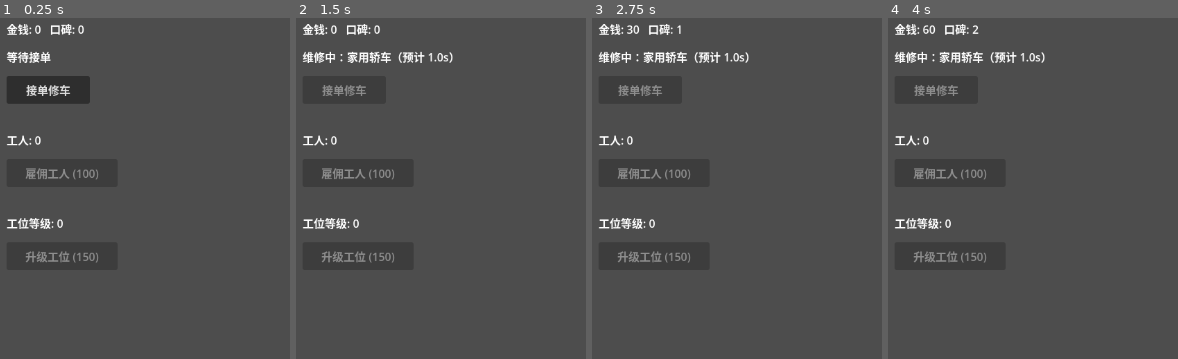
Above: before the commit, frames 1-4 (left to right).
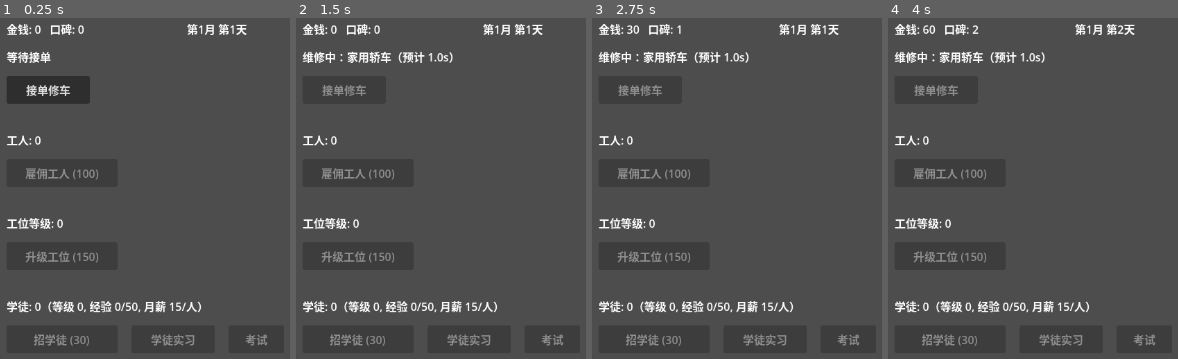
Above: after the commit, the same moments.

Repository: XinLiucc/cocos-game-project
Game: Godot game, scene res://scenes/Main.tscn
Two runs of this game, one before a commit and one after it. Both use one fixed random seed, a clock stepped at 60 frames per second and the inputs below.
Inputs (mouse positions are in pixels of both pictures, inside the frame that each line leads up to):
- Up to frame 1 (0.25 s): no input
- Up to frame 2 (1.5 s): click "接单修车" at 0.5 s; tap Enter at 1.25 s; move the mouse to (outside the picture) at 1.27 s; hold D from 1.28 s (still down); tap B at 1.35 s; click (outside the picture) at 1.42 s
- Up to frame 3 (2.75 s): tap Space at 1.52, 2 s; release D at 2 s; drag from (797, 226) to (outside the picture) at 2.02 s
- Up to frame 4 (4 s): tap Enter at 2.75 s; move the mouse to (outside the picture) at 2.77 s; hold D 2.78-3.5 s; tap E at 2.85 s; tap Space at 3.5 s; drag from (outside the picture) to (1012, 137) at 3.52 s

The runs differ from the first frame. In frame 1, 2.0% of the frame differs, in the area x 2-93%, y 1-97%; in frame 2, 2.0%; in frame 3, 2.0%; in frame 4, 2.0%.

Commit message:
Add apprentice hiring, practice and exam mechanic v0
Apprentices are cheap to hire but require at least one skilled
worker on staff to mentor them (hire_apprentice gated on
worker_count >= 1). They can take low-paid practice jobs that mostly
grant experience; once enough XP is banked they can sit an exam
(always passes for now, failure chance left as a TODO) to level up,
which raises both their exam bar and monthly salary. Salary is
deducted for the whole apprentice pool on month-end via the day/month
clock added previously. Apprentice level is modeled as a single
shared pool stat rather than per-individual, to keep this skeleton
pass lightweight.

All costs/salary/XP thresholds are placeholder values, verified live
via godot-mcp (mentor gate, practice payout+XP, exam level-up with
XP carryover, and exact salary deduction on month-end).

Diff:
--- a/car_repair_shop/scenes/Main.tscn
+++ b/car_repair_shop/scenes/Main.tscn
@@ -43,16 +43,54 @@
 offset_bottom = 300.0
 text = "雇佣工人 (100)"
 
-[node name="FacilityLabel" type="Label" parent="."]
+[node name="FacilityLabel" type="Label" parent="." unique_id=228318238]
 offset_left = 60.0
 offset_top = 340.0
 offset_right = 60.0
 offset_bottom = 340.0
 text = "工位等级: 0"
 
-[node name="UpgradeButton" type="Button" parent="."]
+[node name="UpgradeButton" type="Button" parent="." unique_id=1024340173]
 offset_left = 60.0
 offset_top = 380.0
 offset_right = 220.0
 offset_bottom = 420.0
 text = "升级工位 (150)"
+
+[node name="DayLabel" type="Label" parent="." unique_id=892911621]
+offset_left = 320.0
+offset_top = 60.0
+offset_right = 320.0
+offset_bottom = 60.0
+text = "第1月 第1天"
+
+[node name="ApprenticeLabel" type="Label" parent="." unique_id=1661710635]
+offset_left = 60.0
+offset_top = 460.0
+offset_right = 60.0
+offset_bottom = 460.0
+text = "学徒: 0（等级 0, 经验 0/50）"
+
+[node name="HireApprenticeButton" type="Button" parent="." unique_id=1223440591]
+offset_left = 60.0
+offset_top = 500.0
+offset_right = 220.0
+offset_bottom = 540.0
+text = "招学徒 (30)"
+
+[node name="PracticeButton" type="Button" parent="." unique_id=1658720273]
+offset_left = 240.0
+offset_top = 500.0
+offset_right = 360.0
+offset_bottom = 540.0
+text = "学徒实习"
+
+[node name="ExamButton" type="Button" parent="." unique_id=1523375854]
+offset_left = 380.0
+offset_top = 500.0
+offset_right = 460.0
+offset_bottom = 540.0
+text = "考试"
+
+[node name="PracticeTimer" type="Timer" parent="." unique_id=293305577]
+wait_time = 0.016
--- a/car_repair_shop/scripts/GameState.gd
+++ b/car_repair_shop/scripts/GameState.gd
@@ -6,6 +6,9 @@
 signal facility_level_changed(new_level: int)
 signal day_changed(new_day: int)
 signal month_changed(new_month: int)
+signal apprentice_count_changed(new_count: int)
+signal apprentice_level_changed(new_level: int)
+signal apprentice_xp_changed(new_xp: int)
 
 # 占位数值：招人机制还没细化，这里先用一个简单的递增费用 + 固定加速效果代替
 const BASE_HIRE_COST := 100
@@ -21,12 +24,24 @@
 const DAYS_PER_MONTH := 30
 var seconds_per_day: float = 3.0
 
+# 占位数值：学徒机制还在搭骨架，招募费用/工资/考试门槛都是随手定的，之后要重新平衡
+# 学徒等级这版先当成一个共享池子的属性（不区分个体学徒），简化实现
+const BASE_APPRENTICE_HIRE_COST := 30
+const APPRENTICE_HIRE_COST_STEP := 10
+const APPRENTICE_SALARY_BASE := 15
+const APPRENTICE_SALARY_LEVEL_STEP := 5
+const APPRENTICE_XP_BASE := 50
+const APPRENTICE_XP_LEVEL_STEP := 20
+
 var money: int = 0
 var reputation: int = 0
 var worker_count: int = 0
 var facility_level: int = 0
 var day: int = 1
 var month: int = 1
+var apprentice_count: int = 0
+var apprentice_level: int = 0
+var apprentice_xp: int = 0
 
 var _day_timer: Timer
 
@@ -50,7 +65,11 @@
 
 
 func _on_month_end() -> void:
-	pass
+	if apprentice_count <= 0:
+		return
+	var total_salary := apprentice_count * apprentice_salary_per_head()
+	money -= total_salary
+	money_changed.emit(money)
 
 
 func add_money(amount: int) -> void:
@@ -99,3 +118,48 @@
 
 func payout_multiplier() -> float:
 	return 1.0 + FACILITY_PAYOUT_BONUS * facility_level
+
+
+func next_apprentice_hire_cost() -> int:
+	return BASE_APPRENTICE_HIRE_COST + APPRENTICE_HIRE_COST_STEP * apprentice_count
+
+
+func apprentice_salary_per_head() -> int:
+	return APPRENTICE_SALARY_BASE + APPRENTICE_SALARY_LEVEL_STEP * apprentice_level
+
+
+func can_hire_apprentice() -> bool:
+	return worker_count >= 1 and money >= next_apprentice_hire_cost()
+
+
+func hire_apprentice() -> bool:
+	if not can_hire_apprentice():
+		return false
+	money -= next_apprentice_hire_cost()
+	apprentice_count += 1
+	money_changed.emit(money)
+	apprentice_count_changed.emit(apprentice_count)
+	return true
+
+
+func apprentice_xp_required() -> int:
+	return APPRENTICE_XP_BASE + APPRENTICE_XP_LEVEL_STEP * apprentice_level
+
+
+func add_apprentice_xp(amount: int) -> void:
+	apprentice_xp += amount
+	apprentice_xp_changed.emit(apprentice_xp)
+
+
+func can_take_exam() -> bool:
+	return apprentice_count > 0 and apprentice_xp >= apprentice_xp_required()
+
+
+func take_exam() -> bool:
+	if not can_take_exam():
+		return false
+	apprentice_xp -= apprentice_xp_required()
+	apprentice_level += 1
+	apprentice_xp_changed.emit(apprentice_xp)
+	apprentice_level_changed.emit(apprentice_level)
+	return true
--- a/car_repair_shop/scripts/Main.gd
+++ b/car_repair_shop/scripts/Main.gd
@@ -1,4 +1,9 @@
 extends Node2D
+
+# 占位数值：学徒实习任务先用固定值，不接车型资源，等机制成熟再细化
+const APPRENTICE_PRACTICE_TIME := 2.0
+const APPRENTICE_PRACTICE_PAYOUT := 5
+const APPRENTICE_PRACTICE_XP := 15
 
 const ORDER_TYPES: Array[Resource] = [
 	preload("res://resources/orders/sedan.tres"),
@@ -14,22 +19,39 @@
 @onready var hire_button: Button = $HireButton
 @onready var facility_label: Label = $FacilityLabel
 @onready var upgrade_button: Button = $UpgradeButton
+@onready var day_label: Label = $DayLabel
+@onready var apprentice_label: Label = $ApprenticeLabel
+@onready var hire_apprentice_button: Button = $HireApprenticeButton
+@onready var practice_button: Button = $PracticeButton
+@onready var exam_button: Button = $ExamButton
+@onready var practice_timer: Timer = $PracticeTimer
 @onready var game_state: Node = get_node("/root/GameState")
 
 var repairing := false
 var current_order: Resource
+var practicing := false
 
 
 func _ready() -> void:
 	repair_timer.one_shot = true
 	repair_timer.timeout.connect(_on_repair_complete)
+	practice_timer.one_shot = true
+	practice_timer.timeout.connect(_on_practice_complete)
 	repair_button.pressed.connect(_on_repair_button_pressed)
 	hire_button.pressed.connect(_on_hire_button_pressed)
 	upgrade_button.pressed.connect(_on_upgrade_button_pressed)
+	hire_apprentice_button.pressed.connect(_on_hire_apprentice_button_pressed)
+	practice_button.pressed.connect(_on_practice_button_pressed)
+	exam_button.pressed.connect(_on_exam_button_pressed)
 	game_state.money_changed.connect(_on_state_changed)
 	game_state.reputation_changed.connect(_on_state_changed)
 	game_state.worker_count_changed.connect(_on_worker_count_changed)
 	game_state.facility_level_changed.connect(_on_facility_level_changed)
+	game_state.day_changed.connect(_on_day_changed)
+	game_state.month_changed.connect(_on_month_changed)
+	game_state.apprentice_count_changed.connect(_on_apprentice_changed)
+	game_state.apprentice_level_changed.connect(_on_apprentice_changed)
+	game_state.apprentice_xp_changed.connect(_on_apprentice_changed)
 	_update_labels()
 
 
@@ -75,6 +97,42 @@
 	_update_labels()
 
 
+func _on_day_changed(_new_day: int) -> void:
+	_update_labels()
+
+
+func _on_month_changed(_new_month: int) -> void:
+	_update_labels()
+
+
+func _on_apprentice_changed(_value: int) -> void:
+	_update_labels()
+
+
+func _on_hire_apprentice_button_pressed() -> void:
+	game_state.hire_apprentice()
+
+
+func _on_practice_button_pressed() -> void:
+	if practicing or game_state.apprentice_count <= 0:
+		return
+	practicing = true
+	practice_button.disabled = true
+	practice_timer.wait_time = APPRENTICE_PRACTICE_TIME
+	practice_timer.start()
+
+
+func _on_practice_complete() -> void:
+	game_state.add_money(APPRENTICE_PRACTICE_PAYOUT)
+	game_state.add_apprentice_xp(APPRENTICE_PRACTICE_XP)
+	practicing = false
+	practice_button.disabled = false
+
+
+func _on_exam_button_pressed() -> void:
+	game_state.take_exam()
+
+
 func _update_labels() -> void:
 	money_label.text = "金钱: %d   口碑: %d" % [game_state.money, game_state.reputation]
 	worker_label.text = "工人: %d" % game_state.worker_count
@@ -83,3 +141,15 @@
 	facility_label.text = "工位等级: %d" % game_state.facility_level
 	upgrade_button.text = "升级工位 (%d)" % game_state.next_upgrade_cost()
 	upgrade_button.disabled = game_state.money < game_state.next_upgrade_cost()
+	day_label.text = "第%d月 第%d天" % [game_state.month, game_state.day]
+	apprentice_label.text = "学徒: %d（等级 %d, 经验 %d/%d, 月薪 %d/人）" % [
+		game_state.apprentice_count,
+		game_state.apprentice_level,
+		game_state.apprentice_xp,
+		game_state.apprentice_xp_required(),
+		game_state.apprentice_salary_per_head(),
+	]
+	hire_apprentice_button.text = "招学徒 (%d)" % game_state.next_apprentice_hire_cost()
+	hire_apprentice_button.disabled = not game_state.can_hire_apprentice()
+	practice_button.disabled = practicing or game_state.apprentice_count <= 0
+	exam_button.disabled = not game_state.can_take_exam()
Not shown, changed: PLAN.md
